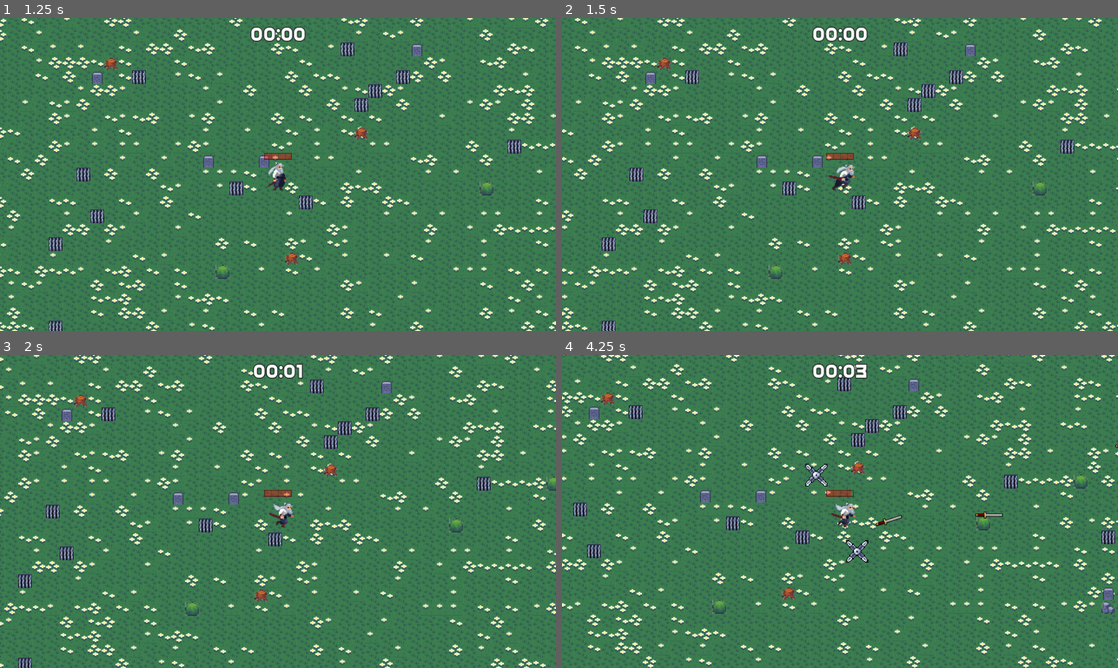
Above: before the commit, frames 1-4 (two rows, left to right).
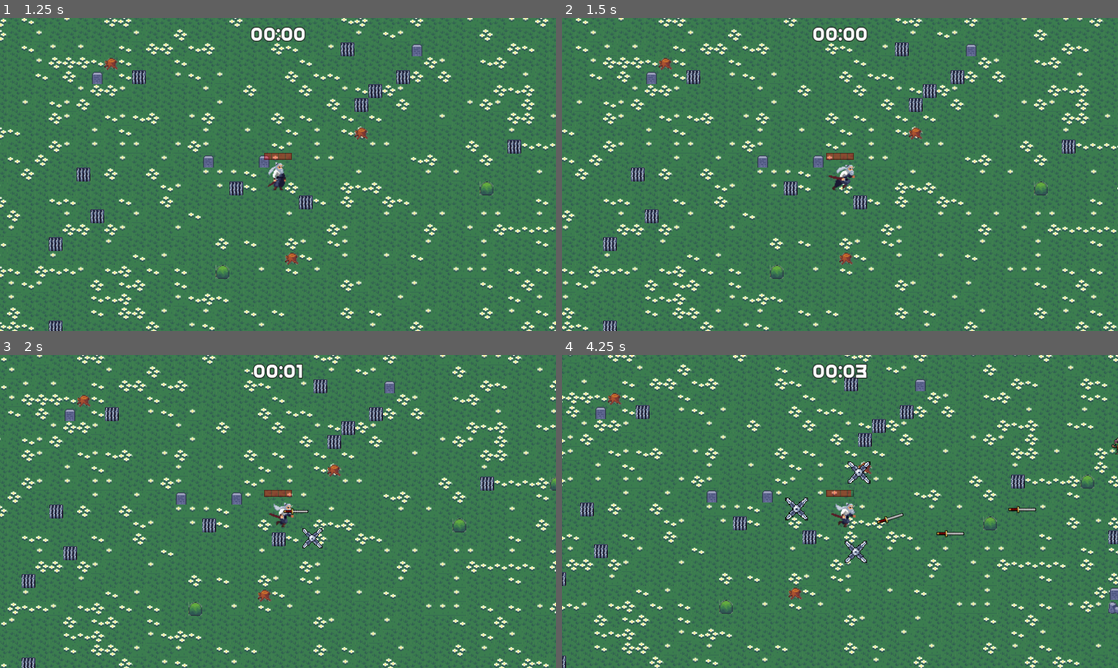
Above: after the commit, the same moments.

Repository: KamilGrzonka/Inzynierka
Game: Godot game, scene res://Menu/main_menu.tscn
Same seed, same stepped clock (60 frames per second), same inputs: the game is played once before the commit and once after it. Sound files missing from this copy of the repository are replaced by a short silence.
Inputs (mouse positions are in pixels of both pictures, inside the frame that each line leads up to):
- Up to frame 1 (1.25 s): click "Graj" at 0.5 s
- Up to frame 2 (1.5 s): move the mouse to (962, 158) at 1.27 s; hold D (Right) from 1.28 s (still down)
- Up to frame 3 (2 s): keep holding D (Right)
- Up to frame 4 (4.25 s): move the mouse to (728, 527) at 2.02 s; release D (Right) at 2.03 s; hold S (Down) 2.03-2.78 s; move the mouse to (895, 442) at 2.77 s; hold D (Right) 2.78-3.53 s; move the mouse to (812, 574) at 3.52 s; hold W (Up) from 3.53 s (still down)

Frame 1 is identical in both runs. In frame 2, 10% of the frame differs, in the area x 0-100%, y 0-100%; in frame 3, 20%; in frame 4, 23%.

Commit message:
Optymalizacja

Diff:
--- a/Gra Inzynierka/Enemy/enemy_boss.tscn
+++ b/Gra Inzynierka/Enemy/enemy_boss.tscn
@@ -58,6 +58,8 @@
 collision_mask = 5
 motion_mode = 1
 script = ExtResource("1_bet8n")
+hp = 300
+movement_speed = 35.0
 
 [node name="Sprite2D" type="Sprite2D" parent="."]
 scale = Vector2(2.5, 2.5)
--- a/Gra Inzynierka/Enemy/enemy_cyclop.tscn
+++ b/Gra Inzynierka/Enemy/enemy_cyclop.tscn
@@ -59,7 +59,7 @@
 motion_mode = 1
 script = ExtResource("1_ueku0")
 hp = 75
-movement_speed = 20.0
+movement_speed = 25.0
 knockback_recovery = 10
 enemy_damage = 5
 
--- a/Gra Inzynierka/Enemy/enemy_kobold.tscn
+++ b/Gra Inzynierka/Enemy/enemy_kobold.tscn
@@ -58,6 +58,7 @@
 collision_mask = 5
 motion_mode = 1
 script = ExtResource("1_nyg52")
+movement_speed = 35.0
 
 [node name="Sprite2D" type="Sprite2D" parent="."]
 scale = Vector2(0.75, 0.75)
--- a/Gra Inzynierka/Enemy/enemy_kobold_warrior.tscn
+++ b/Gra Inzynierka/Enemy/enemy_kobold_warrior.tscn
@@ -59,7 +59,7 @@
 motion_mode = 1
 script = ExtResource("1_roypg")
 hp = 20
-movement_speed = 40.0
+movement_speed = 45.0
 enemy_damage = 2
 
 [node name="Sprite2D" type="Sprite2D" parent="."]
--- a/Gra Inzynierka/Player/Attack/shuriken.gd
+++ b/Gra Inzynierka/Player/Attack/shuriken.gd
@@ -4,7 +4,7 @@
 var level = 1
 var hp = 1
 var speed = 100 # prędkość rotacji
-var damage = 5
+var damage = 10
 #var knockback_value = 100
 var attack_size = 1.0
 
--- a/Gra Inzynierka/Player/Attack/sword_attack.gd
+++ b/Gra Inzynierka/Player/Attack/sword_attack.gd
@@ -18,7 +18,7 @@
 		1:
 			hp = 1
 			speed = 100
-			damage = 5
+			damage = 10
 			knockback_value = 100
 			attack_size = 1.0
 	#missle will start small then it will scale back to the original size
--- a/Gra Inzynierka/Player/player.gd
+++ b/Gra Inzynierka/Player/player.gd
@@ -12,7 +12,7 @@
 
 
 var time = 0
-var movement_speed = 50.0
+var movement_speed = 45.0
 var hp = 100
 var maxhp = 100
 var is_hurt = false # Flaga obrażeń
@@ -27,12 +27,12 @@
 #basic attack
 var sword_attack_ammo = 0
 var sword_attack_base_ammo = 1
-var sword_attack_speed = 1.5
+var sword_attack_speed = 1
 var sword_attack_level = 1
 #basic attack
 var shuriken_attack_ammo = 0
 var shuriken_attack_base_ammo = 1
-var shuriken_attack_speed = 1.5
+var shuriken_attack_speed = 1
 var shuriken_attack_level = 1
 #enemy
 var enemy_close = []
--- a/Gra Inzynierka/Player/player.tscn
+++ b/Gra Inzynierka/Player/player.tscn
@@ -64,7 +64,7 @@
 
 [node name="SwordTimer" type="Timer" parent="SwordAttack"]
 unique_name_in_owner = true
-wait_time = 1.5
+wait_time = 1.75
 
 [node name="SwordAttackTimer" type="Timer" parent="SwordAttack/SwordTimer"]
 unique_name_in_owner = true
--- a/Gra Inzynierka/World/world.tscn
+++ b/Gra Inzynierka/World/world.tscn
@@ -22,7 +22,7 @@
 [sub_resource type="Resource" id="Resource_oudlq"]
 script = ExtResource("5_3obos")
 time_start = 30
-time_end = 210
+time_end = 200
 enemy = ExtResource("4_toegh")
 enemy_number = 2
 enemy_spawn_delay = 0
@@ -35,6 +35,14 @@
 enemy_number = 1
 enemy_spawn_delay = 1
 
+[sub_resource type="Resource" id="Resource_brilc"]
+script = ExtResource("5_3obos")
+time_start = 200
+time_end = 350
+enemy = ExtResource("4_toegh")
+enemy_number = 2
+enemy_spawn_delay = 1
+
 [sub_resource type="Resource" id="Resource_svqk8"]
 script = ExtResource("5_3obos")
 time_start = 180
@@ -43,13 +51,13 @@
 enemy_number = 1
 enemy_spawn_delay = 4
 
-[sub_resource type="Resource" id="Resource_85jv3"]
+[sub_resource type="Resource" id="Resource_inwl0"]
 script = ExtResource("5_3obos")
-time_start = 210
-time_end = 240
+time_start = 200
+time_end = 270
 enemy = ExtResource("6_2sfk1")
-enemy_number = 2
-enemy_spawn_delay = 0
+enemy_number = 1
+enemy_spawn_delay = 1
 
 [sub_resource type="Resource" id="Resource_xg2tu"]
 script = ExtResource("5_3obos")
@@ -58,14 +66,6 @@
 enemy = ExtResource("7_8ogys")
 enemy_number = 1
 enemy_spawn_delay = 2
-
-[sub_resource type="Resource" id="Resource_0bd4f"]
-script = ExtResource("5_3obos")
-time_start = 270
-time_end = 300
-enemy = ExtResource("6_2sfk1")
-enemy_number = 3
-enemy_spawn_delay = 0
 
 [sub_resource type="Resource" id="Resource_6ou42"]
 script = ExtResource("5_3obos")
@@ -84,7 +84,7 @@
 [node name="Player" parent="." instance=ExtResource("2_loxar")]
 
 [node name="Spawner" parent="." instance=ExtResource("3_jkot2")]
-spawns = Array[ExtResource("5_3obos")]([SubResource("Resource_nfu1q"), SubResource("Resource_oudlq"), SubResource("Resource_bf8xy"), SubResource("Resource_svqk8"), SubResource("Resource_85jv3"), SubResource("Resource_xg2tu"), SubResource("Resource_0bd4f"), SubResource("Resource_6ou42")])
+spawns = Array[ExtResource("5_3obos")]([SubResource("Resource_nfu1q"), SubResource("Resource_oudlq"), SubResource("Resource_bf8xy"), SubResource("Resource_brilc"), SubResource("Resource_svqk8"), SubResource("Resource_inwl0"), SubResource("Resource_xg2tu"), SubResource("Resource_6ou42")])
 
 [node name="Music" type="AudioStreamPlayer2D" parent="."]
 stream = ExtResource("9_eifnf")
